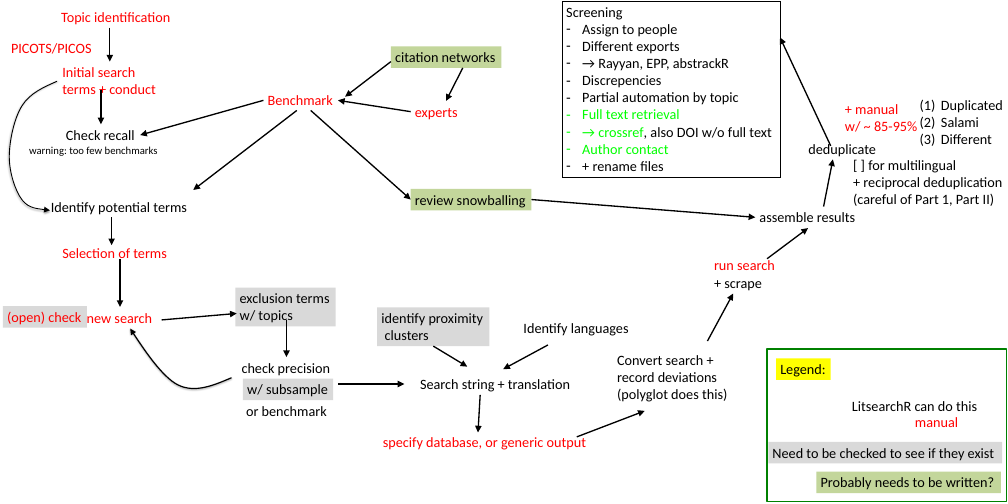
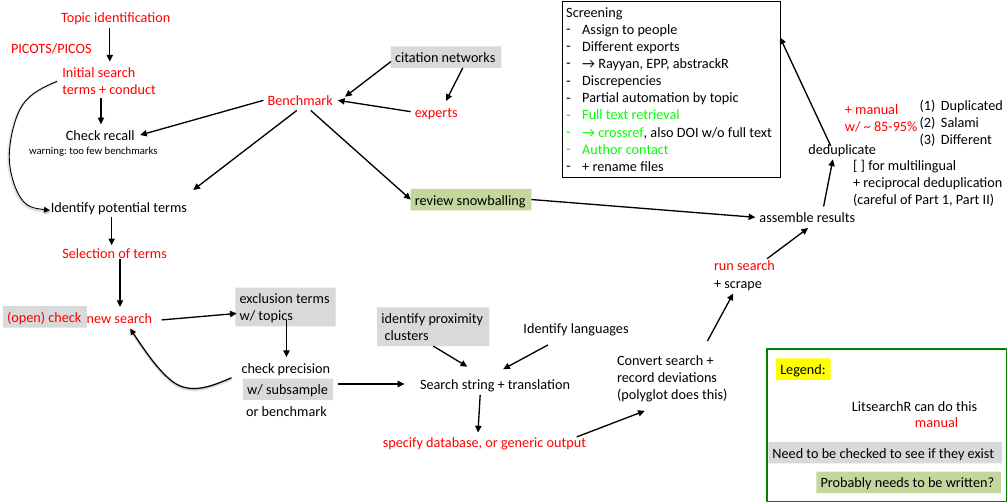
Before and after one commit to rmetaverse/metaverse, a slide deck: slide 1 of Documents/images/Search Flow Chart.pptx. Drawn at 1008x504 pixels with LibreOffice and Linux fonts; fonts in the diff are those of the drawing. Boxes give left, top, right and bottom in pixels: in the first picture for what was removed or moved away, otherwise in the second. Text is boxed around its words. In the diff, an @@ line names an element or a change of style, - is before the commit and + after.

Commit message:
adding citation network flow chart as new slide

```diff
--- a/Documents/images/Search Flow Chart.pptx
+++ b/Documents/images/Search Flow Chart.pptx
@@ rectangle "citation networks" at (391,46,501,68): fill #C3D69B to #D9D9D9 @@
@@ arrow moved from (101, 90) - (101, 124) to (101, 98) - (101, 124) @@
```
Also in this commit, not shown: 1 slide added.
